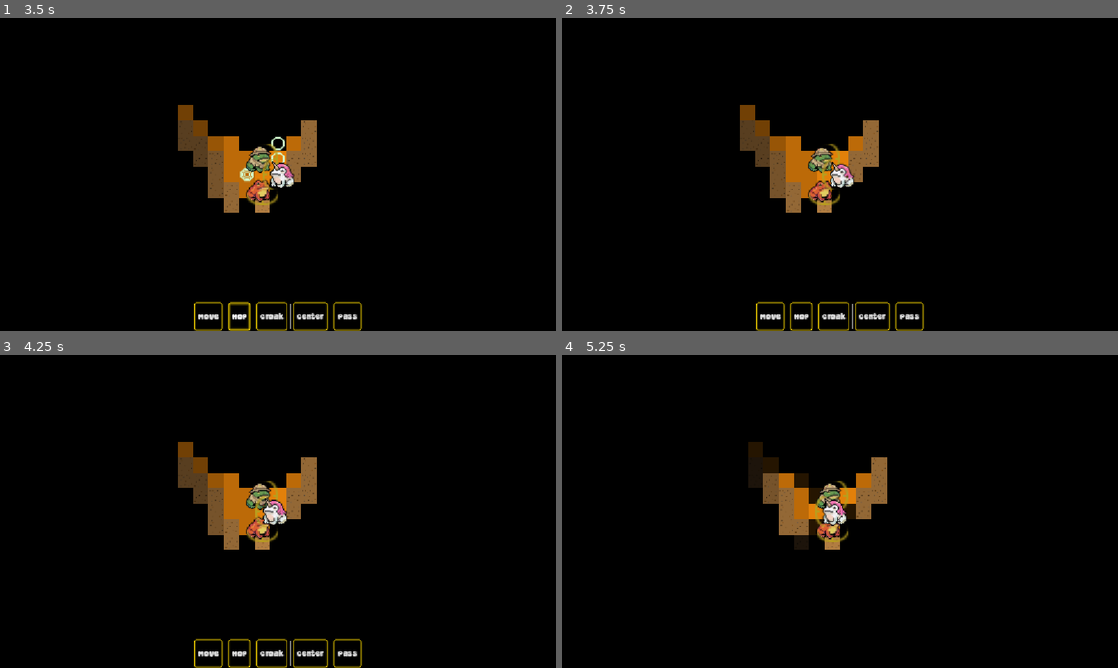
Above: before the commit, frames 1-4 (two rows, left to right).
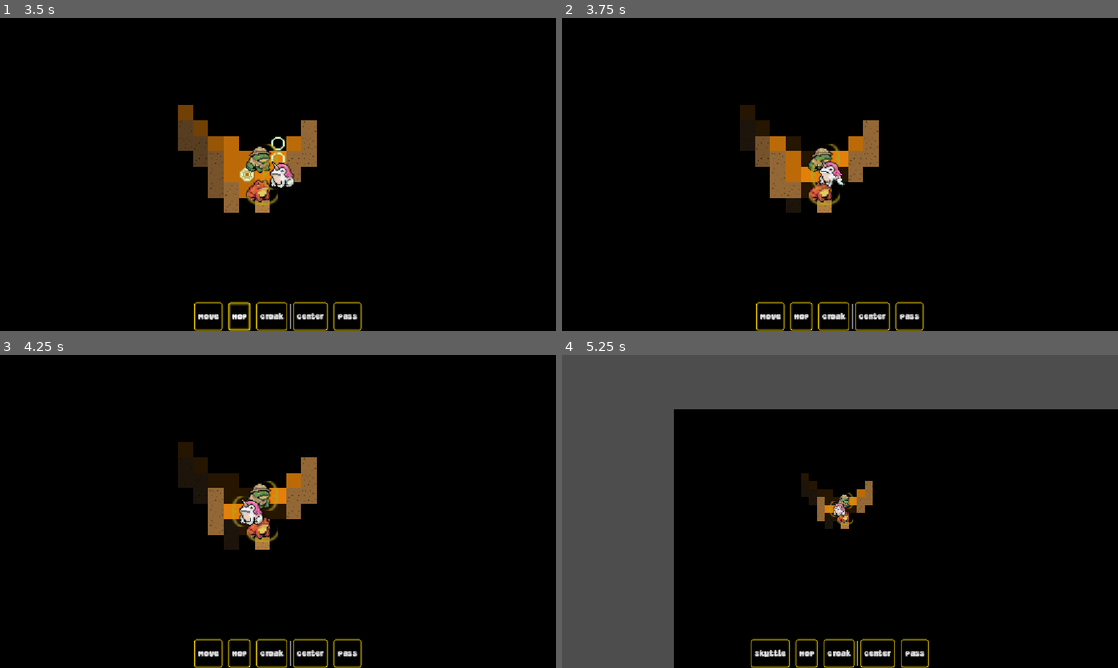
Above: after the commit, the same moments.

Repository: Habidakus/wild-jam-98-signal
Game: Godot game, scene res://scenes/main.tscn
Same seed, same stepped clock (60 frames per second), same inputs: the game is played once before the commit and once after it.
Inputs (mouse positions are in pixels of both pictures, inside the frame that each line leads up to):
- Up to frame 1 (3.5 s): tap Enter at 0.5 s; move the mouse to (400, 158) at 0.52 s; click (400, 158) at 0.67 s; click "Play" at 1.25 s; click "Move" at 2 s; click "Hop" at 2.75 s
- Up to frame 2 (3.75 s): click "Croak" at 3.5 s
- Up to frame 3 (4.25 s): no input
- Up to frame 4 (5.25 s): click "Center" at 4.25 s; click "Pass" at 5 s

Frame 1 is identical in both runs. In frame 2, 2.4% of the frame differs, in the area x 32-53%, y 27-63%; in frame 3, 2.8%; in frame 4, 39%, in the area x 0-100%, y 0-100%.

Commit message:
Use the frog hop animation frames when hopping

Diff:
--- a/scripts/sms_play.gd
+++ b/scripts/sms_play.gd
@@ -14,7 +14,7 @@
 var _unit_list: Array[Array] = []
 
 const TURN_TIME: float = 0.5
-const HOP_TIME: float = 3.0
+const HOP_TIME: float = 0.5
 const HOP_SOURCE_ID: int = 0
 const HOP_ATLAS_SELECTED: Vector2i = Vector2i(1, 0)
 const HOP_ATLAS_POTENTIAL: Vector2i = Vector2i(0, 0)
@@ -335,61 +335,72 @@
 		print("Why is selected ability null?")
 		return
 	var mouse_local_pos: Vector2 = %TerrainLayer.get_local_mouse_position()
+	match _selected_ability.mechanism:
+		Ability.AbilityMechanism.HOP:
+			_process_awaiting_hop_command(ug, facing, mouse_pressed, mouse_local_pos)
+	_update_fog_of_war()
+
+func _process_awaiting_hop_command(ug: UnitGraphic, facing: Vector2i, mouse_pressed: bool, mouse_local_pos: Vector2) -> void:
 	var ug_map_loc: Vector2i = %TerrainLayer.local_to_map(ug.position)
 	var command_potentials: Array[Vector2i]
-	match _selected_ability.mechanism:
-		Ability.AbilityMechanism.HOP:
-			var closest_squared_dist_to_mouse: float = INF
-			var closest_map_loc_to_mouse: Vector2i = Vector2i.MIN
-			for d in [Vector2i.UP, Vector2i.DOWN, Vector2i.RIGHT, Vector2i.LEFT]:
-				for i in range(1, _selected_ability.ability_range):
-					var hop_dest: Vector2i = d * i + ug_map_loc
-					if %TerrainLayer.get_cell_source_id(hop_dest) == -1:
+	var closest_squared_dist_to_mouse: float = INF
+	var closest_map_loc_to_mouse: Vector2i = Vector2i.MIN
+	for d in [Vector2i.UP, Vector2i.DOWN, Vector2i.RIGHT, Vector2i.LEFT]:
+		for i in range(1, _selected_ability.ability_range):
+			var hop_dest: Vector2i = d * i + ug_map_loc
+			if %TerrainLayer.get_cell_source_id(hop_dest) == -1:
+				break
+			var hop_coord: int = hop_dest.x * _max_y + hop_dest.y
+			if _walls[hop_coord]:
+				break
+			var child_at: Node = _get_child_at(hop_dest)
+			if child_at != null:
+				if child_at is MapObjectGraphic:
+					if (child_at as MapObjectGraphic).blocks_hop():
 						break
-					var hop_coord: int = hop_dest.x * _max_y + hop_dest.y
-					if _walls[hop_coord]:
-						break
-					var child_at: Node = _get_child_at(hop_dest)
-					if child_at != null:
-						if child_at is MapObjectGraphic:
-							if (child_at as MapObjectGraphic).blocks_hop():
-								break
-					else:
-						var vector_from_mouse: Vector2 = %TerrainLayer.map_to_local(hop_dest) - mouse_local_pos
-						var dist_squared_from_mouse: float = vector_from_mouse.length_squared()
-						if dist_squared_from_mouse < closest_squared_dist_to_mouse:
-							closest_map_loc_to_mouse = hop_dest
-							closest_squared_dist_to_mouse = dist_squared_from_mouse
-						command_potentials.append(hop_dest)
-			%AbilityLayer.clear()
-			if closest_map_loc_to_mouse != Vector2i.MIN:
-				%AbilityLayer.set_cell(closest_map_loc_to_mouse, HOP_SOURCE_ID, HOP_ATLAS_SELECTED)
-				for v: Vector2i in command_potentials:
-					if v != closest_map_loc_to_mouse:
-						%AbilityLayer.set_cell(v, HOP_SOURCE_ID, HOP_ATLAS_POTENTIAL)
-				if mouse_pressed:
-					_animation_tween = create_tween()
-					_animation_payload = [ug.position, %AbilityLayer.map_to_local(closest_map_loc_to_mouse)]
-					var delta: Vector2i = (closest_map_loc_to_mouse - ug_map_loc)
-					delta = delta / delta.length()
-					if delta != facing:
-						if delta + facing == Vector2i.ZERO:
-							var mid: Vector2i = Vector2i(1, 0) if delta.x == 0 else Vector2i(0, 1)
-							if randi() % 2 == 0:
-								mid = mid * Vector2i(-1, -1)
-							_animation_tween.tween_method(_animate_turn, Vector2(facing), Vector2(mid), TURN_TIME / 2.0)
-							_animation_tween.tween_method(_animate_turn, Vector2(mid), Vector2(delta), TURN_TIME / 2.0)
-						else:
-							_animation_tween.tween_method(_animate_turn, Vector2(facing), Vector2(delta), TURN_TIME / 2.0)
-					_animation_tween.tween_method(_animate_hop, 0.0, 1.0, HOP_TIME)
-					_play_state = PlayState.ANIMATING_COMMAND
-			_update_fog_of_war()
+			else:
+				var vector_from_mouse: Vector2 = %TerrainLayer.map_to_local(hop_dest) - mouse_local_pos
+				var dist_squared_from_mouse: float = vector_from_mouse.length_squared()
+				if dist_squared_from_mouse < closest_squared_dist_to_mouse:
+					closest_map_loc_to_mouse = hop_dest
+					closest_squared_dist_to_mouse = dist_squared_from_mouse
+				command_potentials.append(hop_dest)
+	%AbilityLayer.clear()
+	if closest_map_loc_to_mouse != Vector2i.MIN:
+		%AbilityLayer.set_cell(closest_map_loc_to_mouse, HOP_SOURCE_ID, HOP_ATLAS_SELECTED)
+		for v: Vector2i in command_potentials:
+			if v != closest_map_loc_to_mouse:
+				%AbilityLayer.set_cell(v, HOP_SOURCE_ID, HOP_ATLAS_POTENTIAL)
+		if mouse_pressed:
+			ug.start_hop_animation()
+			_animation_tween = create_tween()
+			_animation_payload = [ug.position, %AbilityLayer.map_to_local(closest_map_loc_to_mouse)]
+			var delta: Vector2i = (closest_map_loc_to_mouse - ug_map_loc)
+			delta = delta / delta.length()
+			if delta != facing:
+				if delta + facing == Vector2i.ZERO:
+					var mid: Vector2i = Vector2i(1, 0) if delta.x == 0 else Vector2i(0, 1)
+					if randi() % 2 == 0:
+						mid = mid * Vector2i(-1, -1)
+					_animation_tween.tween_method(_animate_turn, Vector2(facing), Vector2(mid), TURN_TIME / 2.0)
+					_animation_tween.tween_method(_animate_turn, Vector2(mid), Vector2(delta), TURN_TIME / 2.0)
+				else:
+					_animation_tween.tween_method(_animate_turn, Vector2(facing), Vector2(delta), TURN_TIME / 2.0)
+			_animation_tween.tween_method(_animate_hop, 0.0, 1.0, HOP_TIME)
+			_animation_tween.tween_callback(_animate_hop.bind(2.0))
+			_play_state = PlayState.ANIMATING_COMMAND
 
 
 var _animation_tween: Tween
 var _animation_payload: Array[Vector2]
 func _animate_hop(fraction: float) -> void:
-	_get_current_unit_graphic().position = lerp(_animation_payload[0], _animation_payload[1], fraction)
+	var ug: UnitGraphic = _get_current_unit_graphic()
+	if fraction <= 1.0:
+		ug.position = lerp(_animation_payload[0], _animation_payload[1], fraction)
+		ug.set_hop_animation_frame(fraction)
+	else:
+		ug.position = _animation_payload[1]
+		ug.start_idle_animation()
 	_update_fog_of_war()
 
 
--- a/scripts/unit_graphic.gd
+++ b/scripts/unit_graphic.gd
@@ -2,6 +2,7 @@
 
 
 var _unit_stats: Unit
+var _hop_frame_count: int = 0
 
 
 func set_unit(stats: Unit, show_facing_element: bool) -> void:
@@ -13,8 +14,9 @@
 	if _unit_stats.sprite_frames != null:
 		%AnimatedSprite2D.sprite_frames = _unit_stats.sprite_frames
 		%AnimatedSprite2D.show()
+		%AnimatedSprite2D.animation = "default"
 		%AnimatedSprite2D.play()
-		%AnimatedSprite2D.animation = "default"
+		_hop_frame_count = %AnimatedSprite2D.sprite_frames.get_frame_count(&"hop")
 		%UnitIcon.hide()
 	elif _unit_stats.texture != null:
 		%AnimatedSprite2D.hide()
@@ -41,6 +43,24 @@
 		print("ERROR: Bad facing %s for %s" % [str(facing), _unit_stats.unit_name])
 
 
+func start_idle_animation() -> void:
+	%AnimatedSprite2D.play("default")
+
+
+func start_hop_animation() -> void:
+	if _hop_frame_count == 0:
+		return
+	%AnimatedSprite2D.animation = "hop"
+	%AnimatedSprite2D.frame = 0
+
+
+func set_hop_animation_frame(fraction: float) -> void:
+	if _hop_frame_count == 0:
+		return
+	var frame: int = int(float(_hop_frame_count) * clamp(fraction, 0.0, 0.9999))
+	%AnimatedSprite2D.frame = frame
+
+
 func get_abilities() -> Array[Ability]:
 	return _unit_stats.abilities
 
